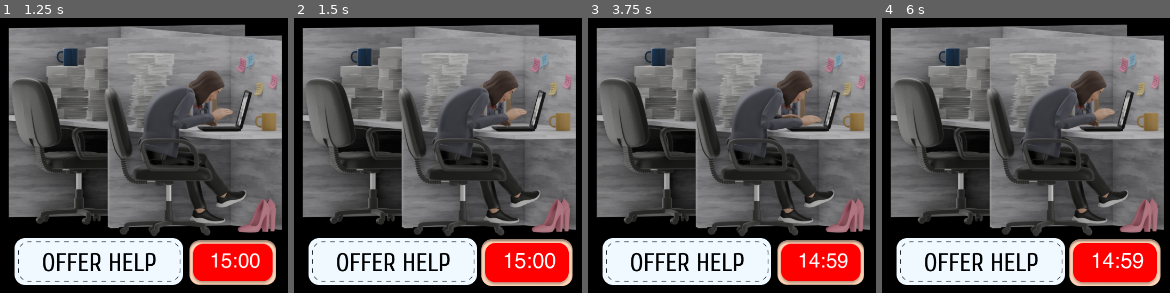
Above: before the commit, frames 1-4 (left to right).
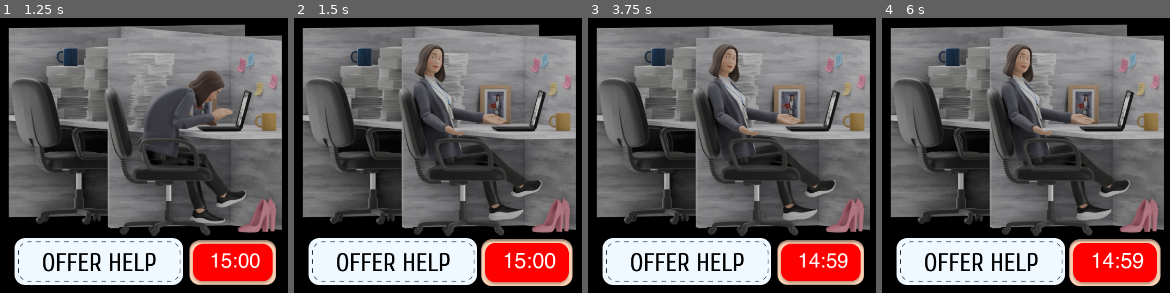
Above: after the commit, the same moments.

Repository: grkovalev/office-game
Game: Godot game, scene res://node.tscn
The game is run twice, just before and just after one commit, with the same random seed, the same clock (stepped at 60 frames per second) and the same inputs.
Inputs (mouse positions are in pixels of both pictures, inside the frame that each line leads up to):
- Up to frame 1 (1.25 s): click (236, 265) at 0.5 s
- Up to frame 2 (1.5 s): click "15:00" at 1.25 s
- Up to frame 3 (3.75 s): click "15:00" at 2 s; click (824, 265) at 2.75 s; click "14:59" at 3.5 s
- Up to frame 4 (6 s): click "14:59" at 4.25 s; click (1118, 265) at 5 s; click "14:59" at 5.75 s

Frame 1 is identical in both runs. In frame 2, 8.5% of the frame differs, in the area x 41-87%, y 9-75%; in frame 3, 8.6%; in frame 4, 8.5%.

Commit message:
added paused frame in animations

Diff:
--- a/AnimatedButton.gd
+++ b/AnimatedButton.gd
@@ -120,11 +120,15 @@
 	if not anim_sprite:
 		return
 
-	if timer_running:
-		if anim_sprite.animation != "anim_focused":
-			anim_sprite.animation = "anim_focused"
-			anim_sprite.play()
+	var target_animation := ""
+
+	if timer_running and not timer_paused:
+		target_animation = "anim_focused"
+	elif timer_running and timer_paused:
+		target_animation = "nonanim_pause"
 	else:
-		if anim_sprite.animation != "anim_idle_default":
-			anim_sprite.animation = "anim_idle_default"
-			anim_sprite.play()
+		target_animation = "anim_idle_default"
+
+	if anim_sprite.animation != target_animation:
+		anim_sprite.animation = target_animation
+		anim_sprite.play()
--- a/node.tscn
+++ b/node.tscn
@@ -15,6 +15,7 @@
 [ext_resource type="Texture2D" uid="uid://cj45c2xt7gxgu" path="res://anim/idleanim/idleanim0010.png" id="14_1am0g"]
 [ext_resource type="Texture2D" uid="uid://q43nflnucft1" path="res://anim/idleanim/idleanim0011.png" id="15_2wy2p"]
 [ext_resource type="Texture2D" uid="uid://c1qdmw6wmc1vp" path="res://anim/idleanim/idleanim0012.png" id="16_w6pri"]
+[ext_resource type="Texture2D" uid="uid://dxkjokiltsv1u" path="res://anim/paused_still.png" id="20_85l3h"]
 [ext_resource type="Texture2D" uid="uid://dx63ka1u35kuk" path="res://anim/focusedanim/focusedanim0021.png" id="22_j31fo"]
 [ext_resource type="Script" uid="uid://csf60u4dchx6y" path="res://btn_tomat_toggle.gd" id="22_qv2vy"]
 [ext_resource type="Texture2D" uid="uid://w7kidvkwr7h4" path="res://button_pomodorrotimer.png" id="23_8jewq"]
@@ -91,6 +92,14 @@
 "loop": true,
 "name": &"anim_idle_default",
 "speed": 12.0
+}, {
+"frames": [{
+"duration": 1.0,
+"texture": ExtResource("20_85l3h")
+}],
+"loop": true,
+"name": &"nonanim_pause",
+"speed": 5.0
 }]
 
 [node name="main" type="Node2D"]
@@ -100,7 +109,7 @@
 texture_repeat = 2
 position = Vector2(891, 248)
 sprite_frames = SubResource("SpriteFrames_rl2iq")
-animation = &"anim_focused"
+animation = &"nonanim_pause"
 autoplay = "anim_idle_default"
 
 [node name="btn_offer_help" type="TextureButton" parent="."]
Binary file added: anim/paused_still.png
Not shown, added: anim/paused_still.png.import
Not shown: 1 places in node.tscn that only renumber resources
